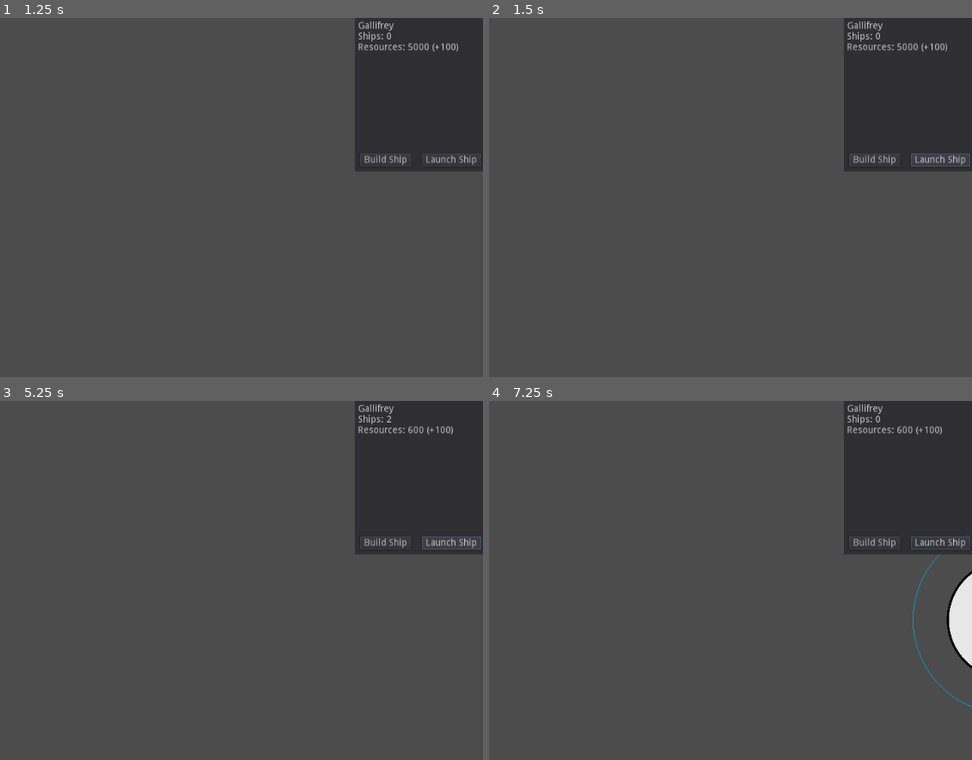
Above: before the commit, frames 1-4 (two rows, left to right).
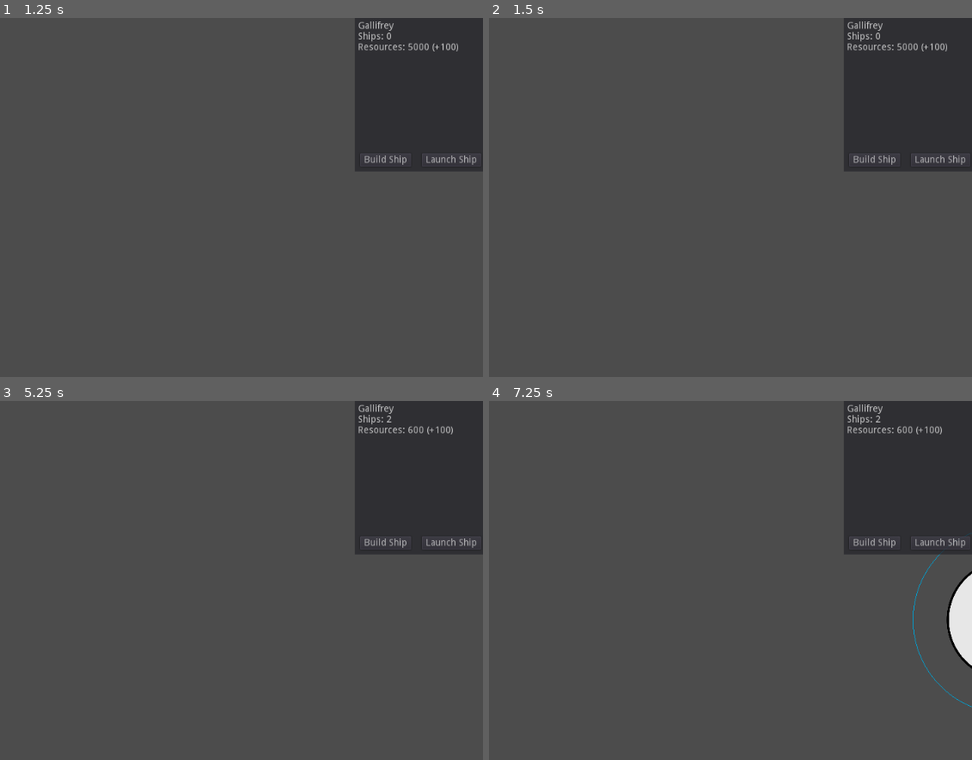
Above: after the commit, the same moments.

Repository: game-prototypes/orbit
Game: Godot game, scene res://scenes/Main.tscn
Two runs of this game, one before a commit and one after it. Both use one fixed random seed, a clock stepped at 60 frames per second and the inputs below.
Inputs (mouse positions are in pixels of both pictures, inside the frame that each line leads up to):
- Up to frame 1 (1.25 s): tap Enter at 0.5 s; move the mouse to (140, 219) at 0.52 s; hold S (camera_padding_down) from 0.53 s (still down); click (140, 219) at 0.67 s
- Up to frame 2 (1.5 s): release S (camera_padding_down) at 1.25 s; click "Launch Ship" at 1.25 s
- Up to frame 3 (5.25 s): click "Launch Ship" at 2 s; click "Build Ship" at 2.75 s; click "Build Ship" at 3.5 s; click "Build Ship" at 4.25 s; click "Launch Ship" at 5 s
- Up to frame 4 (7.25 s): tap Space at 5.75 s; move the mouse to (489, 623) at 5.77 s; tap A (camera_padding_left) at 5.85 s; click (489, 623) at 5.92 s; tap Enter at 6.5 s; move the mouse to (696, 512) at 6.52 s; hold D (camera_padding_right) from 6.53 s (still down); click (696, 512) at 6.67 s

Frame 1 is identical in both runs. In frame 2, less than 0.1% of the frame differs, in the area x 87-100%, y 37-42%; in frame 3, less than 0.1%; in frame 4, less than 0.1%, in the area x 80-100%, y 4-42%.

Commit message:
Orbit info

Diff:
--- a/autoload/HUD.gd
+++ b/autoload/HUD.gd
@@ -2,28 +2,46 @@
 
 
 onready var planet_name_label:Label=$PlanetInfo/PlanetName
+
 onready var ships_label:Label=$PlanetInfo/ShipsLabel
-onready var reosurces_label:Label=$PlanetInfo/ResourcesLabel
+onready var resources_label:Label=$PlanetInfo/ResourcesLabel
 onready var planet_info:Panel=$PlanetInfo
 
+onready var orbit_info:Panel=$OrbitInfo
+onready var orbit_name_label:Label=$OrbitInfo/OrbitName
+onready var orbit_ships_label:Label=$OrbitInfo/ShipsLabel
+
 var planet:Planet
+var orbit:Orbit
 
 func _ready():
-	hide_planet_info()
+	reset_info()
 
 func display_planet_info(planet: Planet):
 	self.planet=planet
+	self.orbit=null
+
+func display_orbit_info(orbit:Orbit):
+	print("DISPLAY ORBIT INFO")
+	self.orbit=orbit
+	self.planet=null
 
 func _process(delta: float) -> void:
+	reset_info()
 	if planet:
 		planet_name_label.text=planet.planet_name
 		planet_info.visible=true
 		ships_label.text="Ships: "+ String(planet.ships.size())
-		reosurces_label.text="Resources: "+ String(planet.resources) + " (+" + String(planet.production_rate)+ ")"
+		resources_label.text="Resources: "+ String(planet.resources) + " (+" + String(planet.production_rate)+ ")"
 
-func hide_planet_info():
+	elif orbit:
+		orbit_info.visible=true
+		orbit_name_label.text=orbit.get_planet().planet_name + " Orbit"
+		orbit_ships_label.text="Ships: "+ String(orbit.ships.size())
+
+func reset_info():
 	planet_info.visible=false
-
+	orbit_info.visible=false
 
 func _on_build_button_pressed() -> void:
 	planet.build_ship()
--- a/autoload/HUD.tscn
+++ b/autoload/HUD.tscn
@@ -69,5 +69,35 @@
 "_edit_use_anchors_": false
 }
 
+[node name="OrbitInfo" type="Panel" parent="."]
+modulate = Color( 1, 1, 1, 0.721569 )
+anchor_left = 1.0
+anchor_right = 1.0
+margin_left = -191.0
+margin_bottom = 229.0
+__meta__ = {
+"_edit_use_anchors_": false
+}
+
+[node name="OrbitName" type="Label" parent="OrbitInfo"]
+margin_left = 5.0
+margin_top = 5.0
+margin_right = 170.0
+margin_bottom = 22.0
+text = "Planet Name"
+__meta__ = {
+"_edit_use_anchors_": false
+}
+
+[node name="ShipsLabel" type="Label" parent="OrbitInfo"]
+margin_left = 5.0
+margin_top = 21.0
+margin_right = 45.0
+margin_bottom = 35.0
+text = "Ships: 0"
+__meta__ = {
+"_edit_use_anchors_": false
+}
+
 [connection signal="pressed" from="PlanetInfo/BuildShipButton" to="." method="_on_build_button_pressed"]
 [connection signal="pressed" from="PlanetInfo/LaunchShip" to="." method="_on_launch_ship_pressed"]
--- a/entities/orbit/orbit.gd
+++ b/entities/orbit/orbit.gd
@@ -1,4 +1,5 @@
 tool
+class_name Orbit
 extends Node2D
 
 const orbit_speed=0.1
@@ -6,10 +7,13 @@
 
 export var radius=200
 export var orbit_color:Color
+export var highlight_color:Color
 
 export var quality:int=128
 
 var ships=[]
+
+var show_highlight=false
 
 func _ready() -> void:
 	var donut_collider:DonutCollisionPolygon2D=$Area2D/DonutCollisionPolygon2D
@@ -20,11 +24,12 @@
 		self.rotate(orbit_speed*delta)
 	update()
 
+func _draw():
+	draw_circle_arc(Vector2.ZERO, radius, 0, 360, orbit_color, 1)
+	if show_highlight:
+		draw_circle_arc(Vector2.ZERO, radius, 0, 360, highlight_color, 8)
 
-func _draw():
-	draw_circle_arc(Vector2.ZERO, radius, 0, 360, orbit_color)
-
-func draw_circle_arc(center, radius, angle_from, angle_to, color):
+func draw_circle_arc(center, radius, angle_from, angle_to, color, width=1.0):
 	var nb_points = 16
 	var points_arc = []
 
@@ -33,8 +38,10 @@
 		points_arc.push_back(center + Vector2(cos(angle_point), sin(angle_point)) * radius)
 
 	for index_point in range(quality):
-		draw_line(points_arc[index_point], points_arc[index_point + 1], color)
+		draw_line(points_arc[index_point], points_arc[index_point + 1], color, width)
 
+func get_planet() -> Planet:
+	return $".." as Planet
 
 func add_ship(ship) -> void:
 	ships.append(ship)
@@ -49,10 +56,11 @@
 
 	ship.rotation_degrees=ship_degrees
 
-
 func _on_click(button_index) -> void:
-	print("CLICK Orbit")
-
+	HUD.display_orbit_info(self)
 
 func _on_mouse_entered() -> void:
-	print("Mouse entered")
+	show_highlight=true
+
+func _on_mouse_exited():
+	show_highlight=false
--- a/entities/planet/planet.tscn
+++ b/entities/planet/planet.tscn
@@ -22,6 +22,7 @@
 [node name="Orbit" type="Node2D" parent="."]
 script = ExtResource( 3 )
 orbit_color = Color( 0, 0.701961, 0.917647, 1 )
+highlight_color = Color( 0, 0.509804, 0.917647, 0.666667 )
 
 [node name="Area2D" type="Area2D" parent="Orbit"]
 script = ExtResource( 4 )
@@ -39,5 +40,7 @@
 [node name="CollisionShape2D" type="CollisionShape2D" parent="Area2D"]
 shape = SubResource( 1 )
 
+[connection signal="mouse_entered" from="Orbit/Area2D" to="Orbit" method="_on_mouse_entered"]
+[connection signal="mouse_exited" from="Orbit/Area2D" to="Orbit" method="_on_mouse_exited"]
 [connection signal="on_click" from="Orbit/Area2D" to="Orbit" method="_on_click"]
 [connection signal="on_click" from="Area2D" to="." method="_on_click"]
--- a/project.godot
+++ b/project.godot
@@ -15,12 +15,18 @@
 "path": "res://addons/donut_collision_polygon2D/donut_collision_polygon2D.gd"
 }, {
 "base": "Node2D",
+"class": "Orbit",
+"language": "GDScript",
+"path": "res://entities/orbit/orbit.gd"
+}, {
+"base": "Node2D",
 "class": "Planet",
 "language": "GDScript",
 "path": "res://entities/planet/planet.gd"
 } ]
 _global_script_class_icons={
 "DonutCollisionPolygon2D": "",
+"Orbit": "",
 "Planet": ""
 }
 
